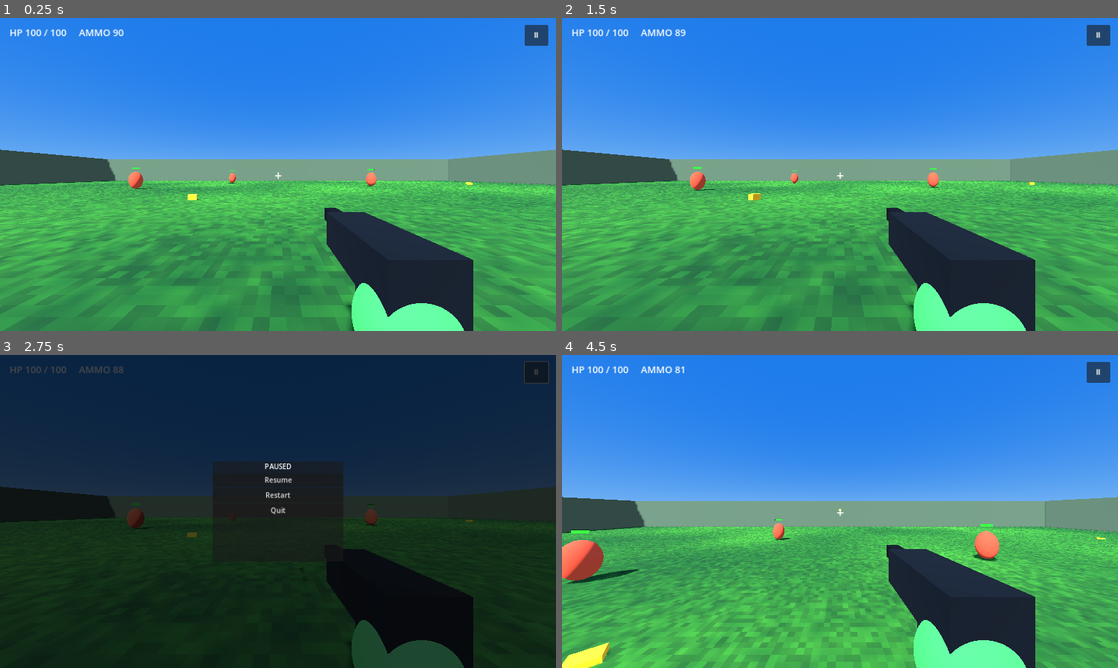
Above: before the commit, frames 1-4 (two rows, left to right).
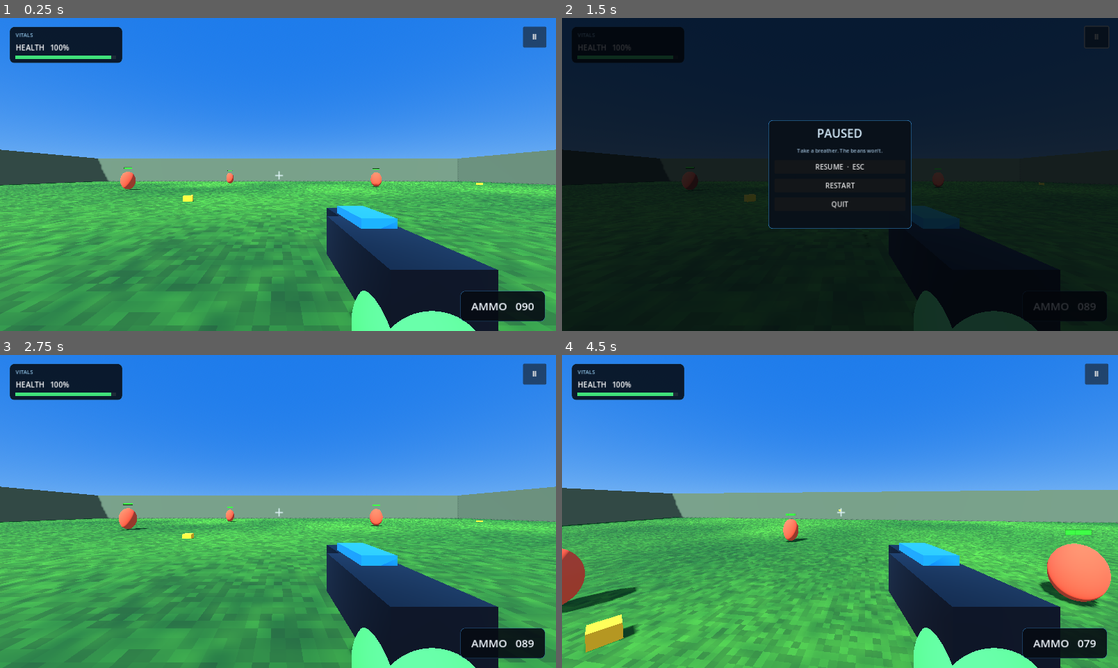
Above: after the commit, the same moments.

Repository: Jigar1234Nob/shootmepls
Game: Godot game, scene res://Scenes/Main.tscn
Same seed, same stepped clock (60 frames per second), same inputs: the game is played once before the commit and once after it.
Inputs (mouse positions are in pixels of both pictures, inside the frame that each line leads up to):
- Up to frame 1 (0.25 s): no input
- Up to frame 2 (1.5 s): click "Ⅱ" at 0.5 s; click (840, 143) at 1.25 s, where only the run before the commit has a clickable "Resume"
- Up to frame 3 (2.75 s): click "Ⅱ" (after the commit: "RESUME · ESC") at 2 s
- Up to frame 4 (4.5 s): click (840, 495) at 2.75 s, where only the run before the commit has a clickable "Restart"; tap Enter at 3.5 s; move the mouse to (867, 511) at 3.52 s; press the mouse at (867, 511) at 3.53 s; hold W (move_forward) from 3.53 s (still down); tap Space (jump) at 3.77, 4.07 s; tap Shift (sprint) at 3.8, 4.35 s; move the mouse to (812, 511) at 4.27 s; release the mouse at (812, 511) at 4.28 s; click (812, 511) at 4.42 s

The runs differ from the first frame. In frame 1, 16% of the frame differs, in the area x 0-100%, y 2-100%; in frame 2, 99%, in the area x 0-100%, y 0-100%; in frame 3, 97%; in frame 4, 28%.

Commit message:
Polish player HUD, weapon feel and desktop mouse controls

Diff:
--- a/Scripts/Player.gd
+++ b/Scripts/Player.gd
@@ -2,9 +2,11 @@
 class_name FPSPlayer
 
 @export var walk_speed := 7.0
+@export var sprint_speed := 10.0
 @export var jump_velocity := 5.5
-@export var mouse_sensitivity := 0.0025
+@export var mouse_sensitivity := 0.0022
 @export var fire_rate := 0.09
+
 var gravity: float = ProjectSettings.get_setting("physics/3d/default_gravity")
 var camera_pivot: Node3D
 var camera: Camera3D
@@ -18,19 +20,25 @@
 var mobile_fire := false
 var mobile_jump := false
 var hud: Label
+var health_bar: ColorRect
+var health_fill: ColorRect
+var ammo_label: Label
 var pause_layer: Control
 var paused := false
+var bob_time := 0.0
+var gun_home := Vector3(0.34, -0.27, -0.62)
+var damage_flash: ColorRect
 
 func _ready() -> void:
 	process_mode = Node.PROCESS_MODE_ALWAYS
 	add_to_group("player")
-	if not OS.has_feature("mobile"):
-		Input.mouse_mode = Input.MOUSE_MODE_CAPTURED
 	_make_collision()
 	_make_shadow()
 	_make_camera()
 	_make_gun()
 	_make_hud()
+	if not OS.has_feature("mobile"):
+		Input.mouse_mode = Input.MOUSE_MODE_CAPTURED
 
 func _make_collision() -> void:
 	var col := CollisionShape3D.new()
@@ -61,23 +69,24 @@
 	camera_pivot.position.y = 1.48
 	add_child(camera_pivot)
 	camera = Camera3D.new()
-	camera.fov = 85
+	camera.fov = 82
 	camera.current = true
 	camera_pivot.add_child(camera)
 
 func _make_gun() -> void:
 	gun_visual = Node3D.new()
-	gun_visual.position = Vector3(0.34, -0.27, -0.62)
+	gun_visual.position = gun_home
 	camera.add_child(gun_visual)
-	_add_box(Vector3.ZERO, Vector3(0.19, 0.16, 0.48), Color(0.075, 0.09, 0.11))
-	_add_box(Vector3(0, 0.015, -0.34), Vector3(0.075, 0.075, 0.30), Color(0.035, 0.045, 0.055))
-	_add_box(Vector3(0, -0.14, 0.07), Vector3(0.12, 0.22, 0.14), Color(0.12, 0.14, 0.15))
+	_add_box(Vector3(0, -0.015, 0), Vector3(0.22, 0.18, 0.48), Color(0.075, 0.09, 0.12))
+	_add_box(Vector3(0, 0.025, -0.32), Vector3(0.085, 0.085, 0.34), Color(0.035, 0.045, 0.06))
+	_add_box(Vector3(0, 0.105, -0.12), Vector3(0.12, 0.035, 0.25), Color(0.12, 0.55, 0.95))
+	_add_box(Vector3(0, -0.14, 0.07), Vector3(0.13, 0.22, 0.15), Color(0.12, 0.14, 0.16))
 	var hand := MeshInstance3D.new()
 	var hand_mesh := SphereMesh.new()
-	hand_mesh.radius = 0.12
-	hand_mesh.height = 0.24
+	hand_mesh.radius = 0.13
+	hand_mesh.height = 0.25
 	hand.mesh = hand_mesh
-	hand.position = Vector3(-0.02, -0.12, 0.18)
+	hand.position = Vector3(-0.025, -0.12, 0.18)
 	var hand_mat := StandardMaterial3D.new()
 	hand_mat.albedo_color = Color(0.22, 0.78, 0.31)
 	hand.material_override = hand_mat
@@ -91,30 +100,77 @@
 	part.position = pos
 	var mat := StandardMaterial3D.new()
 	mat.albedo_color = color
-	mat.metallic = 0.5
+	mat.metallic = 0.42
+	mat.roughness = 0.32
 	part.material_override = mat
 	gun_visual.add_child(part)
 
 func _make_hud() -> void:
 	var layer := CanvasLayer.new()
+	layer.layer = 5
 	add_child(layer)
 	var root := Control.new()
 	root.set_anchors_and_offsets_preset(Control.PRESET_FULL_RECT)
+	root.mouse_filter = Control.MOUSE_FILTER_IGNORE
 	layer.add_child(root)
+
+	var top_panel := PanelContainer.new()
+	top_panel.position = Vector2(22, 20)
+	top_panel.custom_minimum_size = Vector2(260, 82)
+	top_panel.add_theme_stylebox_override("panel", _panel_style(Color(0.025, 0.045, 0.075, 0.88), Color(0.18, 0.45, 0.68, 0.8)))
+	root.add_child(top_panel)
+	var stats := VBoxContainer.new()
+	stats.add_theme_constant_override("separation", 7)
+	top_panel.add_child(stats)
+	var health_title := Label.new()
+	health_title.text = "VITALS"
+	health_title.add_theme_color_override("font_color", Color(0.56, 0.76, 0.9))
+	health_title.add_theme_font_size_override("font_size", 12)
+	stats.add_child(health_title)
+	hud = Label.new()
+	hud.add_theme_font_size_override("font_size", 17)
+	hud.add_theme_color_override("font_color", Color.WHITE)
+	stats.add_child(hud)
+	health_bar = ColorRect.new()
+	health_bar.custom_minimum_size = Vector2(220, 7)
+	health_bar.color = Color(0.12, 0.17, 0.22)
+	stats.add_child(health_bar)
+	health_fill = ColorRect.new()
+	health_fill.color = Color(0.25, 0.88, 0.48)
+	health_fill.size = Vector2(220, 7)
+	health_bar.add_child(health_fill)
+
+	var ammo_panel := PanelContainer.new()
+	ammo_panel.set_anchors_preset(Control.PRESET_BOTTOM_RIGHT)
+	ammo_panel.position = Vector2(-220, -92)
+	ammo_panel.custom_minimum_size = Vector2(195, 70)
+	ammo_panel.add_theme_stylebox_override("panel", _panel_style(Color(0.025, 0.045, 0.075, 0.9), Color(0.18, 0.45, 0.68, 0.8)))
+	root.add_child(ammo_panel)
+	ammo_label = Label.new()
+	ammo_label.horizontal_alignment = HORIZONTAL_ALIGNMENT_CENTER
+	ammo_label.vertical_alignment = VERTICAL_ALIGNMENT_CENTER
+	ammo_label.add_theme_font_size_override("font_size", 25)
+	ammo_label.add_theme_color_override("font_color", Color(0.95, 0.97, 1))
+	ammo_panel.add_child(ammo_label)
+
 	var cross := Label.new()
-	cross.text = "+"
-	cross.add_theme_font_size_override("font_size", 30)
+	cross.text = "＋"
+	cross.add_theme_font_size_override("font_size", 25)
+	cross.add_theme_color_override("font_color", Color(0.9, 0.98, 1, 0.92))
 	cross.set_anchors_preset(Control.PRESET_CENTER)
-	cross.position = Vector2(-8, -20)
+	cross.position = Vector2(-10, -19)
 	root.add_child(cross)
-	hud = Label.new()
-	hud.position = Vector2(22, 18)
-	hud.add_theme_font_size_override("font_size", 22)
-	root.add_child(hud)
+
+	damage_flash = ColorRect.new()
+	damage_flash.set_anchors_and_offsets_preset(Control.PRESET_FULL_RECT)
+	damage_flash.color = Color(0.9, 0.08, 0.08, 0)
+	damage_flash.mouse_filter = Control.MOUSE_FILTER_IGNORE
+	root.add_child(damage_flash)
+
 	var pause_button := Button.new()
 	pause_button.text = "Ⅱ"
 	pause_button.set_anchors_preset(Control.PRESET_TOP_RIGHT)
-	pause_button.position = Vector2(-72, 16)
+	pause_button.position = Vector2(-76, 20)
 	pause_button.custom_minimum_size = Vector2(54, 48)
 	pause_button.pressed.connect(_toggle_pause)
 	root.add_child(pause_button)
@@ -122,6 +178,18 @@
 		_add_touch_controls(root)
 	_make_pause_menu(layer)
 	_update_hud()
+
+func _panel_style(fill: Color, border_color: Color) -> StyleBoxFlat:
+	var style := StyleBoxFlat.new()
+	style.bg_color = fill
+	style.border_color = border_color
+	style.set_border_width_all(1)
+	style.set_corner_radius_all(10)
+	style.content_margin_left = 14
+	style.content_margin_right = 14
+	style.content_margin_top = 10
+	style.content_margin_bottom = 10
+	return style
 
 func _add_touch_controls(root: Control) -> void:
 	var stick := Control.new()
@@ -130,39 +198,41 @@
 	stick.custom_minimum_size = Vector2(170, 160)
 	stick.mouse_filter = Control.MOUSE_FILTER_STOP
 	stick.draw.connect(func():
-		stick.draw_circle(Vector2(85, 80), 72, Color(0.08, 0.08, 0.08, 0.38))
-		stick.draw_circle(Vector2(85 + mobile_move.x * 45, 80 + mobile_move.y * 45), 28, Color(0.85, 0.9, 1, 0.65))
+		stick.draw_circle(Vector2(85, 80), 72, Color(0.04, 0.08, 0.12, 0.42))
+		stick.draw_arc(Vector2(85, 80), 72, 0, TAU, 48, Color(0.55, 0.75, 0.9, 0.5), 2)
+		stick.draw_circle(Vector2(85 + mobile_move.x * 45, 80 + mobile_move.y * 45), 28, Color(0.28, 0.72, 1, 0.72))
 	)
 	stick.gui_input.connect(func(event):
 		if event is InputEventScreenTouch:
-			mobile_move = Vector2.ZERO
+			if not event.pressed:
+				mobile_move = Vector2.ZERO
+			else:
+				mobile_move = ((event.position - Vector2(85, 80)) / 65.0).limit_length(1.0)
 			stick.queue_redraw()
 		elif event is InputEventScreenDrag:
-			mobile_move = ((event.position - stick.global_position - Vector2(85, 80)) / 65.0).limit_length(1.0)
+			mobile_move = ((event.position - Vector2(85, 80)) / 65.0).limit_length(1.0)
 			stick.queue_redraw()
 	)
 	root.add_child(stick)
+
 	var fire := Button.new()
 	fire.text = "FIRE"
 	fire.set_anchors_preset(Control.PRESET_BOTTOM_RIGHT)
-	fire.position = Vector2(-145, -160)
-	fire.custom_minimum_size = Vector2(120, 95)
+	fire.position = Vector2(-150, -165)
+	fire.custom_minimum_size = Vector2(122, 92)
+	fire.add_theme_font_size_override("font_size", 20)
 	fire.button_down.connect(func(): mobile_fire = true)
 	fire.button_up.connect(func(): mobile_fire = false)
 	root.add_child(fire)
+
 	var jump := Button.new()
 	jump.text = "JUMP"
 	jump.set_anchors_preset(Control.PRESET_BOTTOM_RIGHT)
-	jump.position = Vector2(-145, -55)
-	jump.custom_minimum_size = Vector2(105, 50)
+	jump.position = Vector2(-150, -62)
+	jump.custom_minimum_size = Vector2(112, 48)
 	jump.button_down.connect(func(): mobile_jump = true)
 	jump.button_up.connect(func(): mobile_jump = false)
 	root.add_child(jump)
-	var aim_hint := Label.new()
-	aim_hint.text = "Drag right side to aim"
-	aim_hint.set_anchors_preset(Control.PRESET_BOTTOM_RIGHT)
-	aim_hint.position = Vector2(-230, -28)
-	root.add_child(aim_hint)
 
 func _make_pause_menu(layer: CanvasLayer) -> void:
 	pause_layer = Control.new()
@@ -173,29 +243,39 @@
 	layer.add_child(pause_layer)
 	var shade := ColorRect.new()
 	shade.set_anchors_and_offsets_preset(Control.PRESET_FULL_RECT)
-	shade.color = Color(0, 0, 0, 0.72)
+	shade.color = Color(0.008, 0.018, 0.035, 0.82)
 	pause_layer.add_child(shade)
 	var panel := PanelContainer.new()
-	panel.custom_minimum_size = Vector2(300, 230)
+	panel.custom_minimum_size = Vector2(330, 250)
 	panel.set_anchors_preset(Control.PRESET_CENTER)
-	panel.position = Vector2(-150, -115)
+	panel.position = Vector2(-165, -125)
+	panel.add_theme_stylebox_override("panel", _panel_style(Color(0.035, 0.065, 0.1, 0.98), Color(0.2, 0.55, 0.82)))
 	pause_layer.add_child(panel)
 	var column := VBoxContainer.new()
+	column.add_theme_constant_override("separation", 12)
 	panel.add_child(column)
 	var title := Label.new()
 	title.text = "PAUSED"
 	title.horizontal_alignment = HORIZONTAL_ALIGNMENT_CENTER
+	title.add_theme_font_size_override("font_size", 27)
+	title.add_theme_color_override("font_color", Color(0.85, 0.94, 1))
 	column.add_child(title)
+	var hint := Label.new()
+	hint.text = "Take a breather. The beans won't."
+	hint.horizontal_alignment = HORIZONTAL_ALIGNMENT_CENTER
+	hint.add_theme_font_size_override("font_size", 12)
+	hint.add_theme_color_override("font_color", Color(0.6, 0.72, 0.82))
+	column.add_child(hint)
 	var resume := Button.new()
-	resume.text = "Resume"
+	resume.text = "RESUME  ·  ESC"
 	resume.pressed.connect(_toggle_pause)
 	column.add_child(resume)
 	var restart := Button.new()
-	restart.text = "Restart"
+	restart.text = "RESTART"
 	restart.pressed.connect(func(): get_tree().paused = false; get_tree().reload_current_scene())
 	column.add_child(restart)
 	var quit := Button.new()
-	quit.text = "Quit"
+	quit.text = "QUIT"
 	quit.pressed.connect(func(): get_tree().quit())
 	column.add_child(quit)
 
@@ -203,14 +283,22 @@
 	paused = not paused
 	get_tree().paused = paused
 	pause_layer.visible = paused
-	Input.mouse_mode = Input.MOUSE_MODE_VISIBLE if paused else Input.MOUSE_MODE_CAPTURED
+	if OS.has_feature("mobile"):
+		Input.mouse_mode = Input.MOUSE_MODE_VISIBLE
+	else:
+		Input.mouse_mode = Input.MOUSE_MODE_VISIBLE if paused else Input.MOUSE_MODE_CAPTURED
 
 func _unhandled_input(event: InputEvent) -> void:
 	if event is InputEventKey and event.pressed and event.keycode == KEY_ESCAPE:
 		_toggle_pause()
-	elif event is InputEventMouseButton and event.pressed and not paused and Input.mouse_mode == Input.MOUSE_MODE_VISIBLE:
-		Input.mouse_mode = Input.MOUSE_MODE_CAPTURED
-	elif event is InputEventMouseMotion and Input.mouse_mode == Input.MOUSE_MODE_CAPTURED:
+		get_viewport().set_input_as_handled()
+	elif event is InputEventMouseButton and event.pressed:
+		if event.button_index == MOUSE_BUTTON_RIGHT:
+			if not paused:
+				Input.mouse_mode = Input.MOUSE_MODE_VISIBLE if Input.mouse_mode == Input.MOUSE_MODE_CAPTURED else Input.MOUSE_MODE_CAPTURED
+		elif event.button_index == MOUSE_BUTTON_LEFT and not paused and Input.mouse_mode == Input.MOUSE_MODE_VISIBLE and not OS.has_feature("mobile"):
+			Input.mouse_mode = Input.MOUSE_MODE_CAPTURED
+	elif event is InputEventMouseMotion and Input.mouse_mode == Input.MOUSE_MODE_CAPTURED and not paused:
 		_aim(event.relative)
 	elif event is InputEventScreenDrag and event.position.x > get_viewport().get_visible_rect().size.x * 0.38:
 		_aim(event.relative)
@@ -235,9 +323,17 @@
 	if mobile_move.length() > 0.08:
 		move = mobile_move
 	var direction := (transform.basis * Vector3(move.x, 0, move.y)).normalized()
-	velocity.x = direction.x * walk_speed if direction != Vector3.ZERO else move_toward(velocity.x, 0.0, walk_speed * 8 * delta)
-	velocity.z = direction.z * walk_speed if direction != Vector3.ZERO else move_toward(velocity.z, 0.0, walk_speed * 8 * delta)
+	var moving := direction.length() > 0.05
+	var speed := sprint_speed if Input.is_action_pressed("sprint") and not OS.has_feature("mobile") else walk_speed
+	velocity.x = direction.x * speed if moving else move_toward(velocity.x, 0.0, walk_speed * 8 * delta)
+	velocity.z = direction.z * speed if moving else move_toward(velocity.z, 0.0, walk_speed * 8 * delta)
 	move_and_slide()
+	if moving and is_on_floor():
+		bob_time += delta * 10.0
+	else:
+		bob_time = move_toward(bob_time, 0.0, delta * 5.0)
+	if is_instance_valid(gun_visual):
+		gun_visual.position = gun_home + Vector3(0, sin(bob_time) * 0.012, absf(cos(bob_time)) * 0.012)
 
 func _fire() -> void:
 	if ammo <= 0:
@@ -252,13 +348,17 @@
 func take_damage(amount: float) -> void:
 	health = maxf(0, health - amount)
 	_update_hud()
+	if is_instance_valid(damage_flash):
+		damage_flash.color = Color(0.9, 0.08, 0.08, 0.22)
+		var tween := create_tween()
+		tween.tween_property(damage_flash, "color:a", 0.0, 0.28)
 	if health <= 0:
 		paused = true
 		get_tree().paused = true
 		pause_layer.visible = true
 
 func heal(amount: float) -> void:
-	health = minf(100, health + amount)
+	health = minf(max_health, health + amount)
 	_update_hud()
 
 func add_ammo(amount: int) -> void:
@@ -267,4 +367,9 @@
 
 func _update_hud() -> void:
 	if is_instance_valid(hud):
-		hud.text = "HP %d / 100     AMMO %d" % [int(health), ammo]
+		hud.text = "HEALTH   %d%%" % int(health)
+	if is_instance_valid(health_fill):
+		health_fill.size.x = 220.0 * (health / max_health)
+		health_fill.color = Color(0.25, 0.88, 0.48) if health > 35 else Color(1.0, 0.32, 0.22)
+	if is_instance_valid(ammo_label):
+		ammo_label.text = "AMMO   %03d" % ammo
